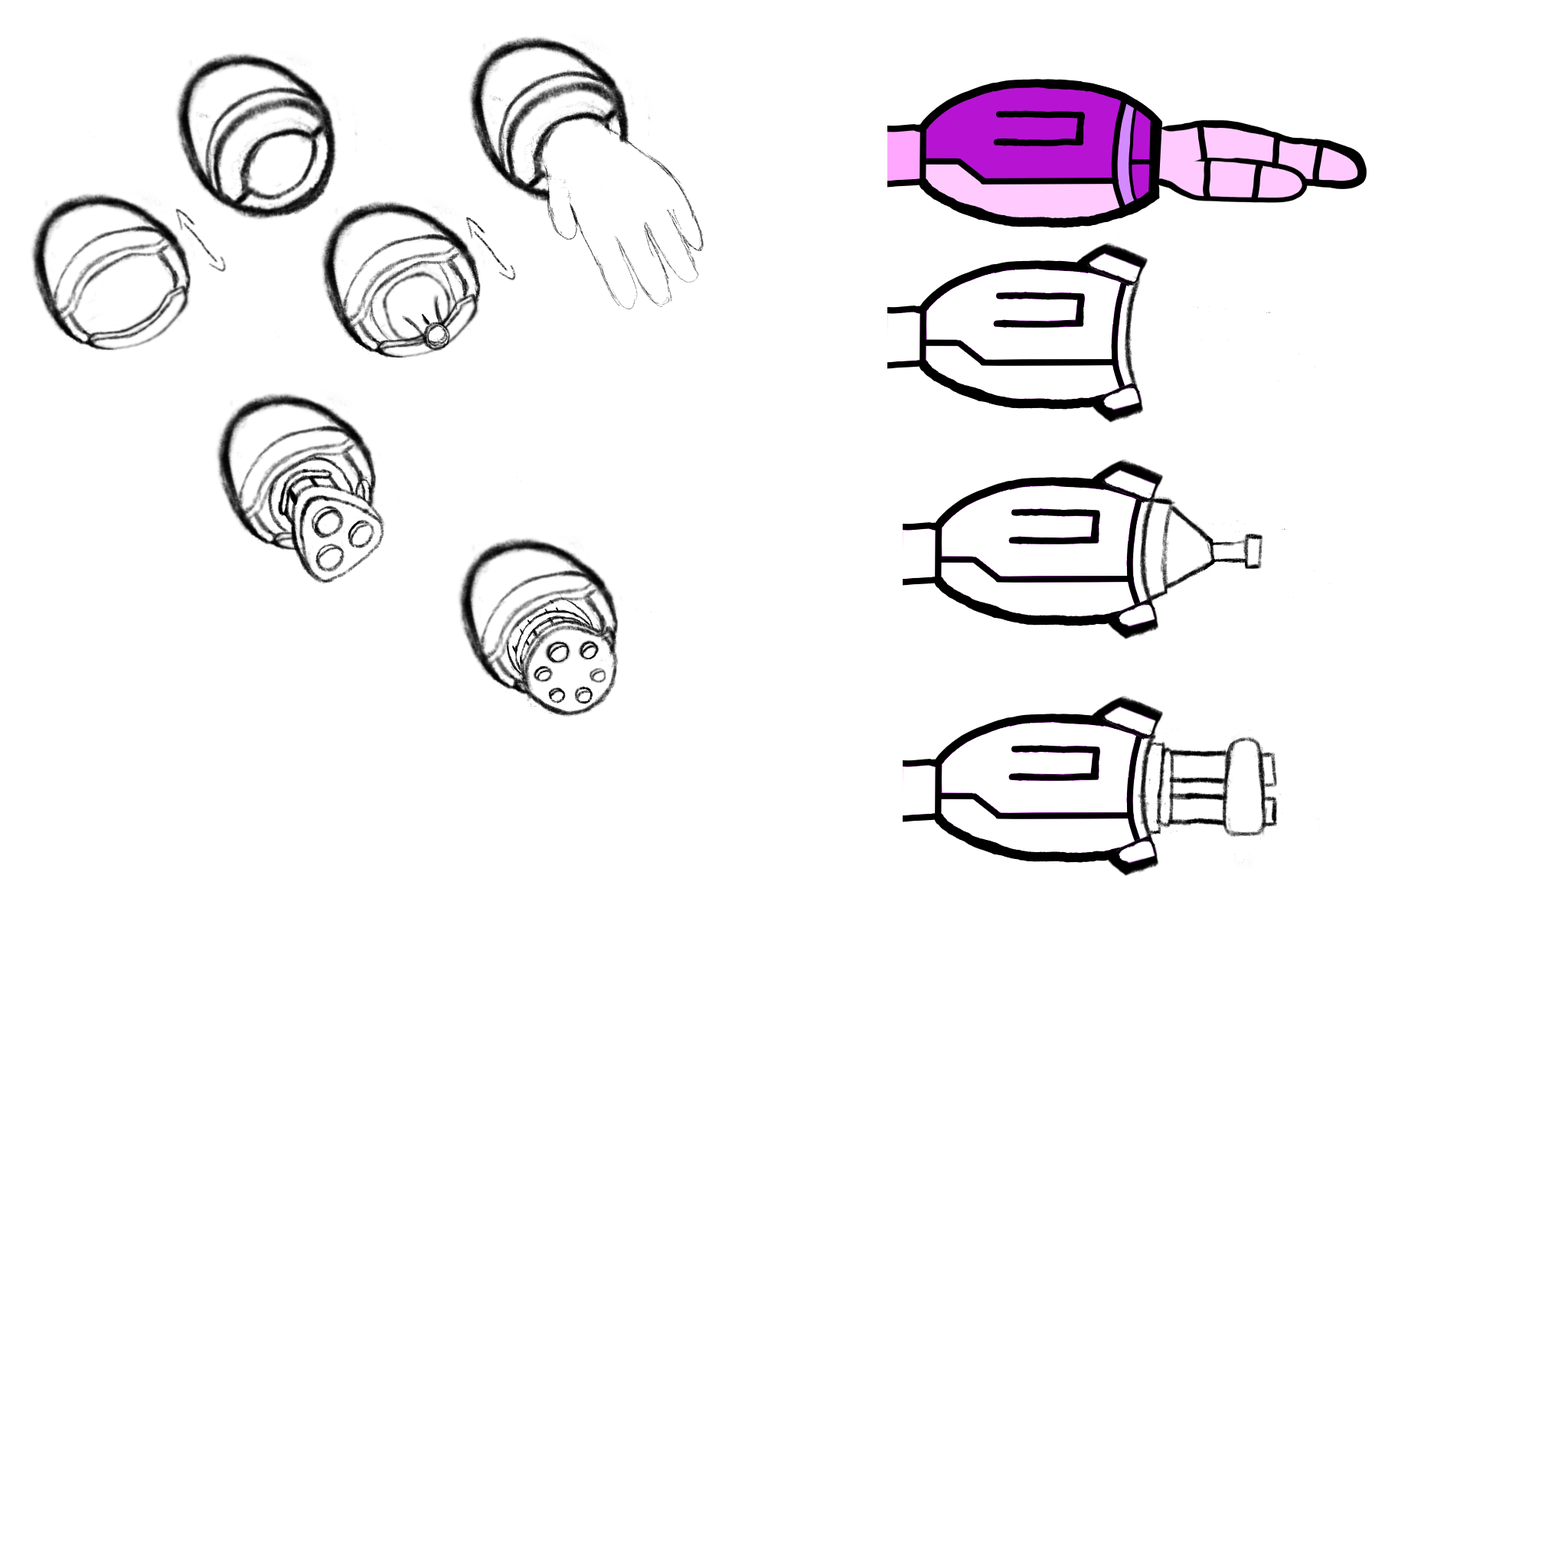
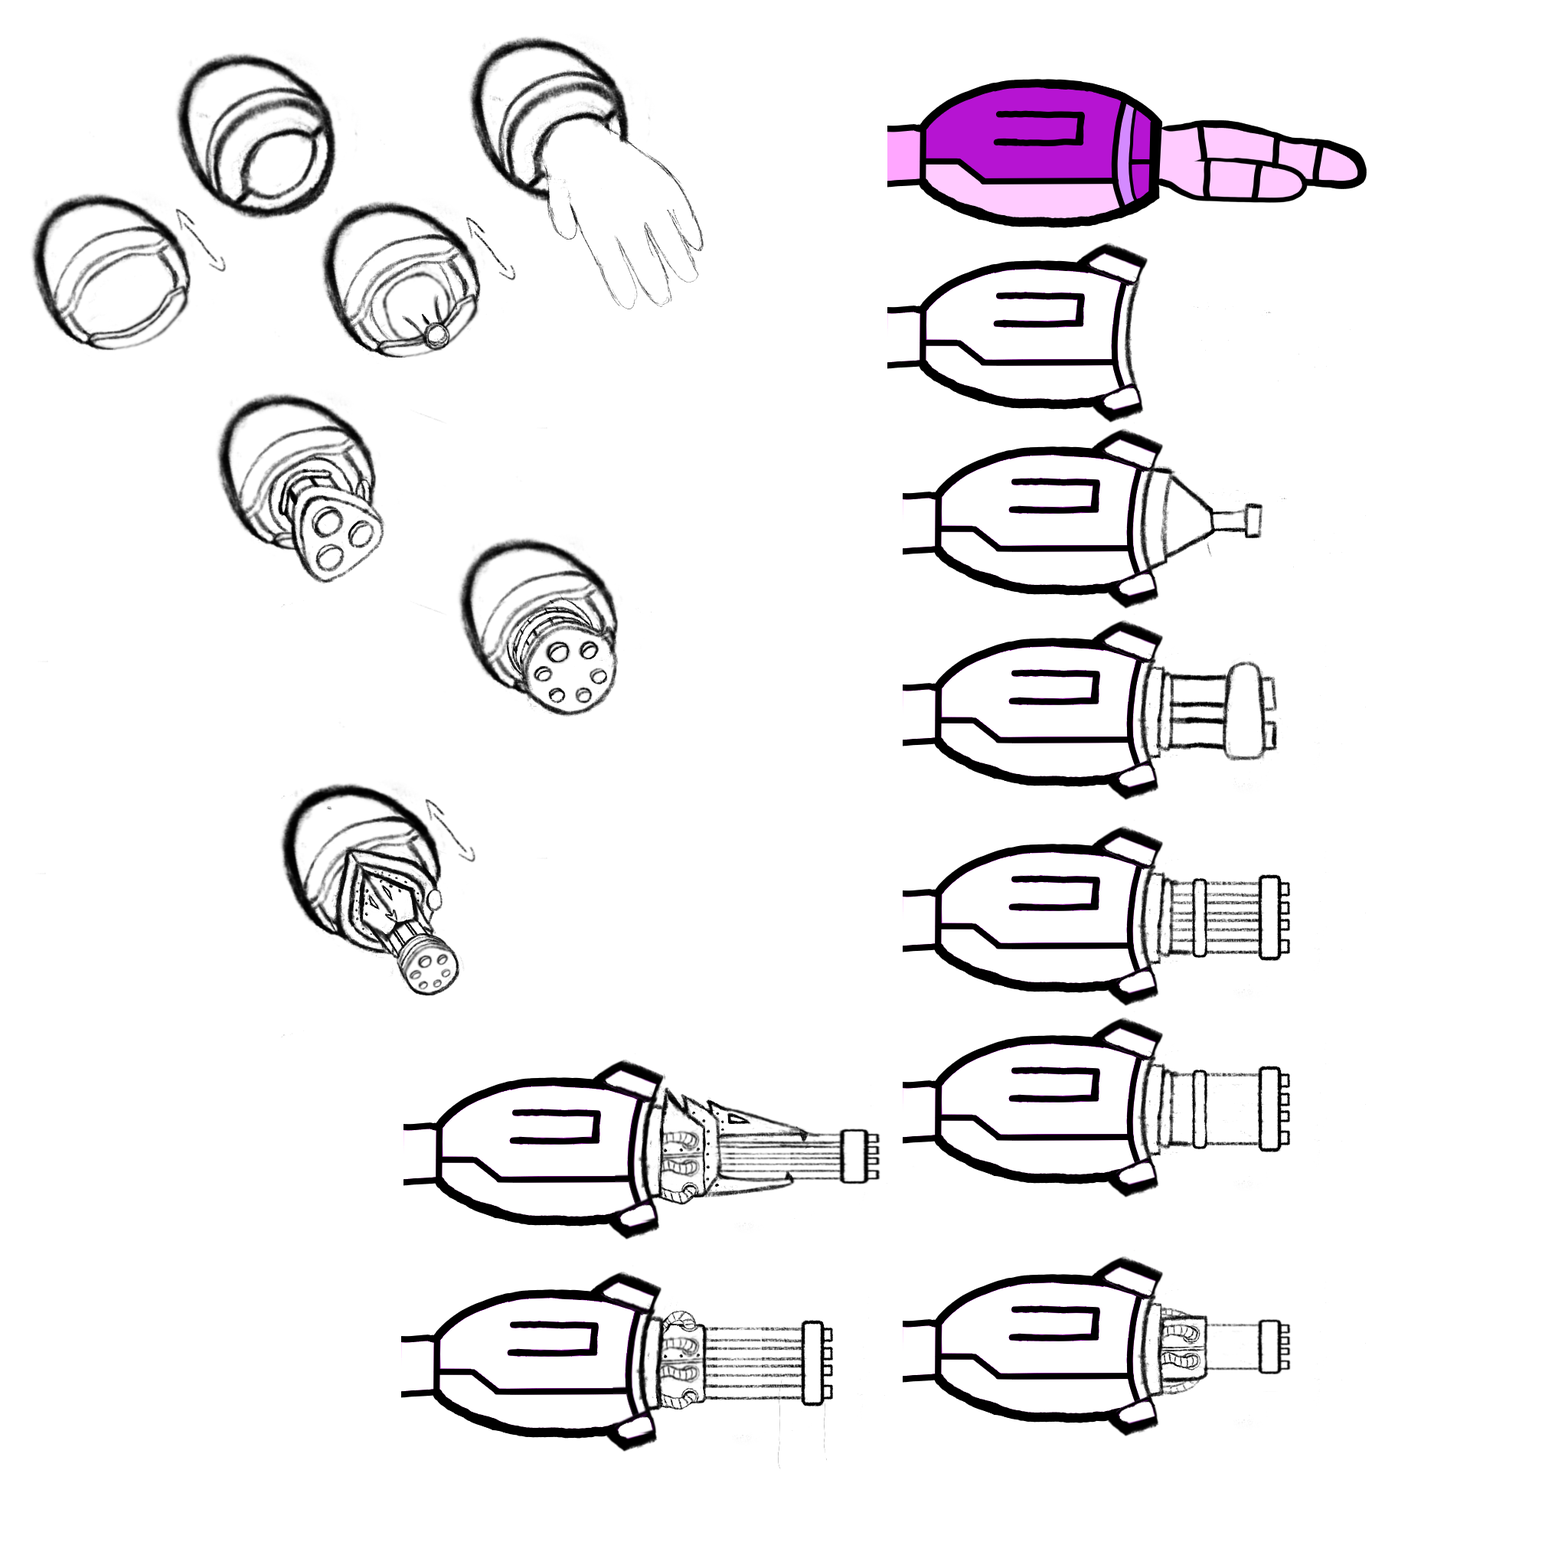
Layer changes from the first 1568 × 1568 image to the second:
added layer "Copy of Colorize Mask 1 Merged" (1st of 10) above "Copy of Colorize Mask 1 Merged" over [35, 588, 980, 1470]
added layer "Copy of Colorize Mask 1 Merged" (2nd of 10) above "Copy of Colorize Mask 1 Merged" over [35, 833, 931, 1470]
added layer "Copy of Colorize Mask 1 Merged" (3rd of 10) above "Copy of Colorize Mask 1 Merged" over [279, 784, 1366, 1470]
added layer "Copy of Colorize Mask 1 Merged" (4th of 10) above "Copy of Colorize Mask 1 Merged" over [279, 539, 1366, 1225]
added layer "Copy of Colorize Mask 1 Merged" (5th of 10) above "Copy of Colorize Mask 1 Merged" over [279, 394, 1366, 1078]
painted on "Copy of Colorize Mask 1 Merged" (6th of 10) over [279, 394, 1366, 931]
painted on "Copy of Colorize Mask 1 Merged" (7th of 10) over [37, 394, 1366, 686]
painted on "Copy of Paint Layer 1 Merged" (1st of 6) over [280, 394, 1225, 588]
painted on "Copy of Paint Layer 1 Merged" (2nd of 6) over [280, 394, 1264, 637]
hid "Copy of Paint Layer 1 Merged" (3rd of 6), moved it above "Copy of Paint Layer 1 Merged", painted on it over [35, 394, 477, 997]
added layer "Copy of Paint Layer 1 Merged" (4th of 6) above "Copy of Paint Layer 1 Merged" over [294, 882, 441, 980]
added layer "Copy of Paint Layer 1 Merged" (5th of 6) above "Copy of Paint Layer 1 Merged" over [35, 394, 588, 997]
painted on "Copy of Paint Layer 1 Merged" (6th of 6) over [392, 601, 608, 784]